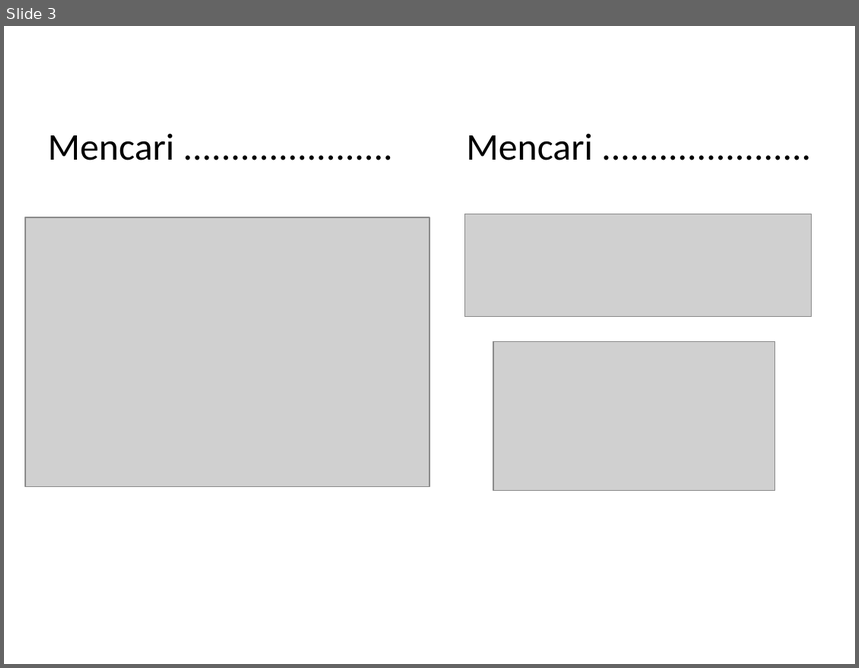
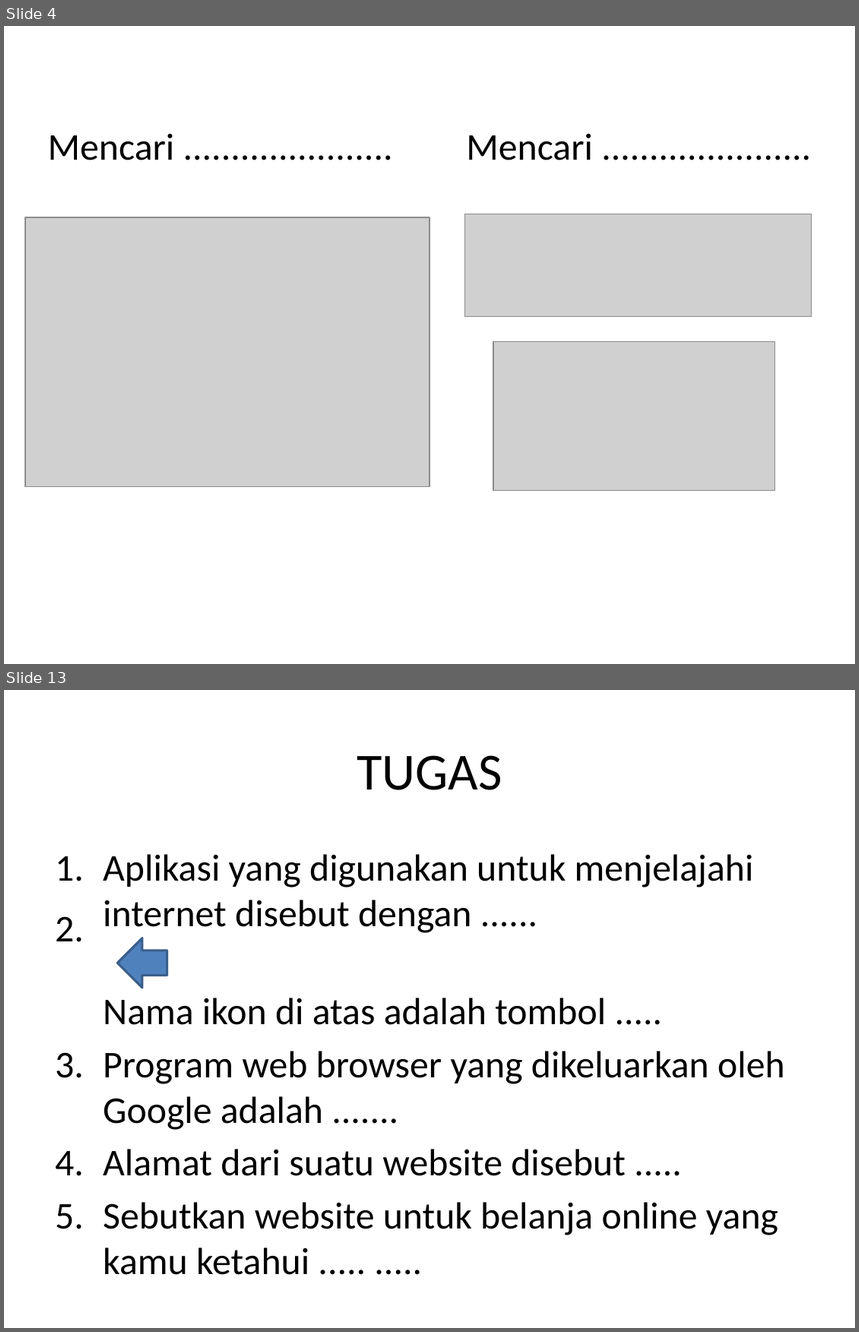
Before and after one commit to ilham513/Materi-Pelajaran-Informatika-SMP-PGRI-Rawlumbu, a slide deck: Kelas 9/Bab 1.1 - Browser.pptx. Shown one above the other, each under a label of ours: slide 3 before the commit, slides 4 and 13 after it; the slides between them are not shown. The pictures are 859x668 and 859x1332 pixels, drawn with LibreOffice and Linux fonts; fonts in the diff are those of the drawing; grey boxes stand for pictures; background and template pictures are left out. Boxes give left, top, right and bottom in pixels: in the first picture for what was removed or moved away, otherwise in the second. Text is boxed around its words. In the diff, an @@ line names an element or a change of style, - is before the commit and + after.

```diff
--- a/Kelas 9/Bab 1.1 - Browser.pptx
+++ b/Kelas 9/Bab 1.1 - Browser.pptx
@@ slide 13 added at [4, 690, 855, 1328], background picture (left out) @@
@@ title added at [357, 755, 502, 790], 44 pt, text #000000 @@
+TUGAS
@@ text added at [103, 854, 785, 1275], 32 pt, text #000000 @@
+1. Aplikasi yang digunakan untuk menjelajahi internet disebut dengan ......
+2. Nama ikon di atas adalah tombol .....
+3. Program web browser yang dikeluarkan oleh Google adalah .......
+4. Alamat dari suatu website disebut .....
+5. Sebutkan website untuk belanja online yang kamu ketahui ..... .....
@@ right arrow added at [117, 939, 167, 988], fill #4F81BD, outline #3A5F8C 2 pt @@
@@ what was slide 3 is now slide 4 @@
```
Also in this commit, not shown: 5 slides changed, 6 other slides added, 12 other files.
